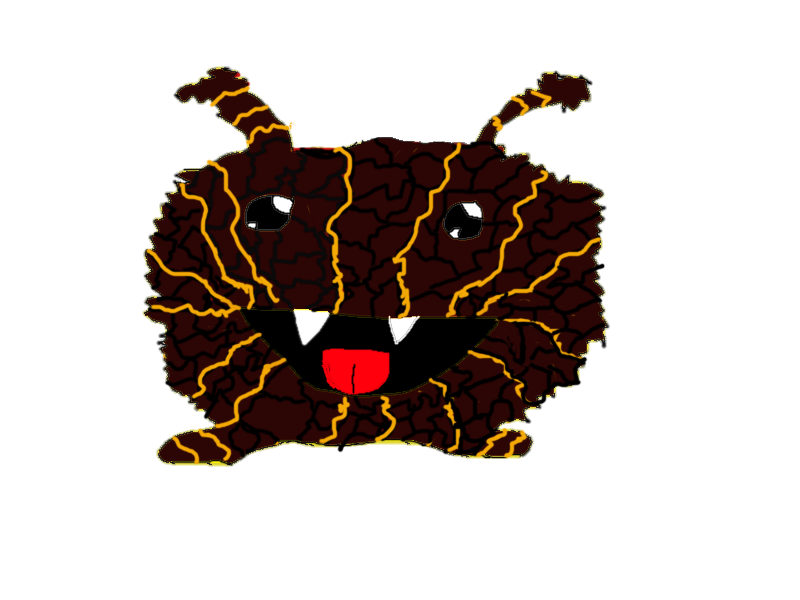
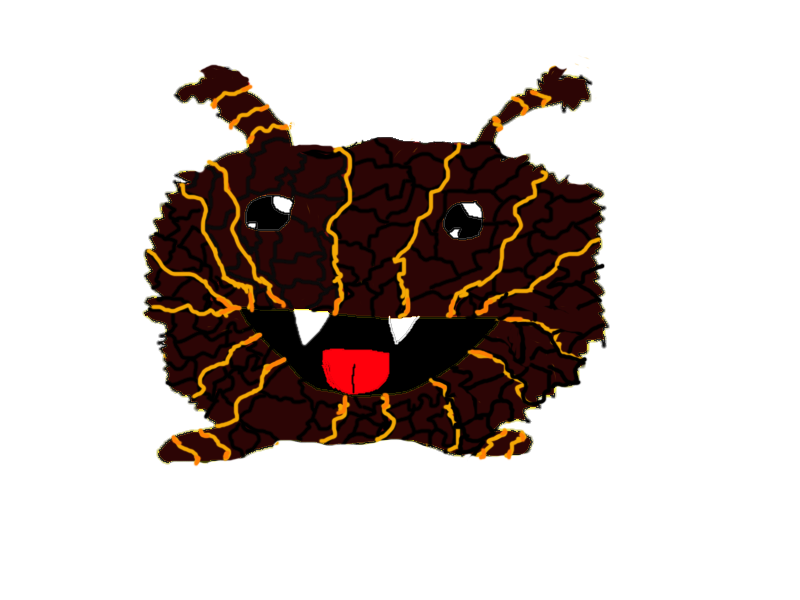
Before/after of a 800 x 600 layered artwork. What changed in the layer stack:
added layer "Lava flow 3" above "Lava start" over [170,84,548,467]
added layer "Lava start" above "Layer 2" over [168,87,597,463]
added layer "Layer lava flow 1" above "Lava flow 2" over [170,89,589,461]
added layer "Lava flow 2" above "Layer 1" over [170,85,550,454]
painted on "Layer 1" over [198,55,597,448]
painted on "Layer 0" over [168,142,589,467]
